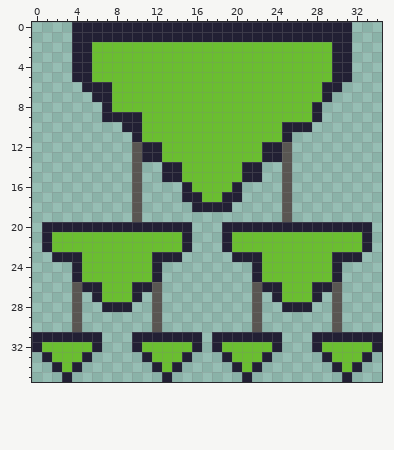
Edited in one commit: pixel-art file (assets/visual/inventions/patent06_mobile.aseprite). This is how it looked before the edit.
64x64 pixels, 1 frame. Colours within 5 levels of each other are drawn and written as one. The old version is drawn lined up with the new one, on the new canvas.
After:
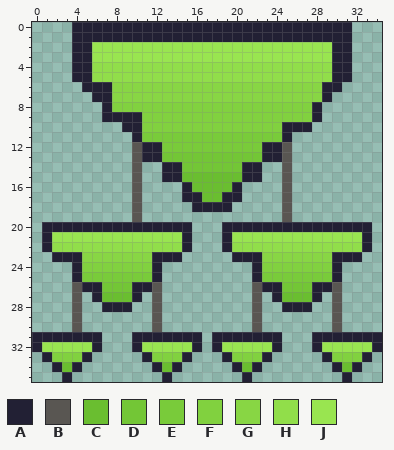
Palette (. is transparent): A #222034  B #595652  C #6abe30  D #73c636  E #79cb3a  F #81d13f  G #88d644  H #91de4a  J #99e550
Edits made:
canvas 64x64 -> 35x36, the old top-left corner now at -16,-12 (the part of the old canvas that was cut away was empty and is not shown)
@@ x 0..34 @@
  1 ....AAAAAAAAAAAAAAAAAAAAAAAAAAAA...
- 2 ....AACCCCCCCCCCCCCCCCCCCCCCCCAA...
- 3 ....AACCCCCCCCCCCCCCCCCCCCCCCCAA...
- 4 ....AACCCCCCCCCCCCCCCCCCCCCCCCAA...
- 5 ....AACCCCCCCCCCCCCCCCCCCCCCCCAA...
- 6 .....AAACCCCCCCCCCCCCCCCCCCCCAA....
- 7 ......AACCCCCCCCCCCCCCCCCCCCCA.....
- 8 .......ACCCCCCCCCCCCCCCCCCCCA......
- 9 .......AAAACCCCCCCCCCCCCCCCCA......
-10 .........AACCCCCCCCCCCCCCAAA.......
-11 ..........ACCCCCCCCCCCCCCA.........
-12 ..........BAACCCCCCCCCCAAB.........
-13 ..........BAACCCCCCCCCCAAB.........
-14 ..........B..AACCCCCCAA..B.........
+ 2 ....AAJJJJJJJJJJJJJJJJJJJJJJJJAA...
+ 3 ....AAJJJJJJJJJJJJJJJJJJJJJJJJAA...
+ 4 ....AAHHHHHHHHHHHHHHHHHHHHHHHHAA...
+ 5 ....AAHHHHHHHHHHHHHHHHHHHHHHHHAA...
+ 6 .....AAAGGGGGGGGGGGGGGGGGGGGGAA....
+ 7 ......AAGGGGGGGGGGGGGGGGGGGGGA.....
+ 8 .......AFFFFFFFFFFFFFFFFFFFFA......
+ 9 .......AAAAFFFFFFFFFFFFFFFFFA......
+10 .........AAFFFFFFFFFFFFFFAAA.......
+11 ..........AEEEEEEEEEEEEEEA.........
+12 ..........BAAEEEEEEEEEEAAB.........
+13 ..........BAADDDDDDDDDDAAB.........
+14 ..........B..AADDDDDDAA..B.........
 15 ..........B..AACCCCCCAA..B.........
@@ x 0..34 @@
 20 .AAAAAAAAAAAAAAA...AAAAAAAAAAAAAAA.
-21 .ACCCCCCCCCCCCCA...ACCCCCCCCCCCCCA.
-22 .ACCCCCCCCCCCCCA...ACCCCCCCCCCCCCA.
-23 ..AAACCCCCCCAAA.....AAACCCCCCCAAA..
-24 ....ACCCCCCCA.........ACCCCCCCA....
-25 ....ACCCCCCCA.........ACCCCCCCA....
-26 ....BAACCCAAB.........BAACCCAAB....
+21 .AJJJJJJJJJJJJJA...AJJJJJJJJJJJJJA.
+22 .AHHHHHHHHHHHHHA...AHHHHHHHHHHHHHA.
+23 ..AAAGGGGGGGAAA.....AAAGGGGGGGAAA..
+24 ....AFFFFFFFA.........AFFFFFFFA....
+25 ....AEEEEEEEA.........AEEEEEEEA....
+26 ....BAADDDAAB.........BAADDDAAB....
 27 ....B.ACCCA.B.........B.ACCCA.B....
@@ x 0..34 @@
 31 AAAAAAA...AAAAAAA.AAAAAAA...AAAAAAA
-32 ACCCCCA...ACCCCCA.ACCCCCA...ACCCCCA
-33 .ACCCA.....ACCCA...ACCCA.....ACCCA.
+32 AJJJJJA...AJJJJJA.AJJJJJA...AJJJJJA
+33 .AFFFA.....AFFFA...AFFFA.....AFFFA.
 34 ..ACA.......ACA.....ACA.......ACA..
Changed places in both pictures, as pixel boxes (x1, y1, x2, y2):
changed: (92, 42, 332, 172)
changed: (52, 232, 182, 292)
changed: (232, 232, 362, 292)
changed: (42, 342, 92, 362)
changed: (142, 342, 272, 362)
changed: (322, 342, 372, 362)
